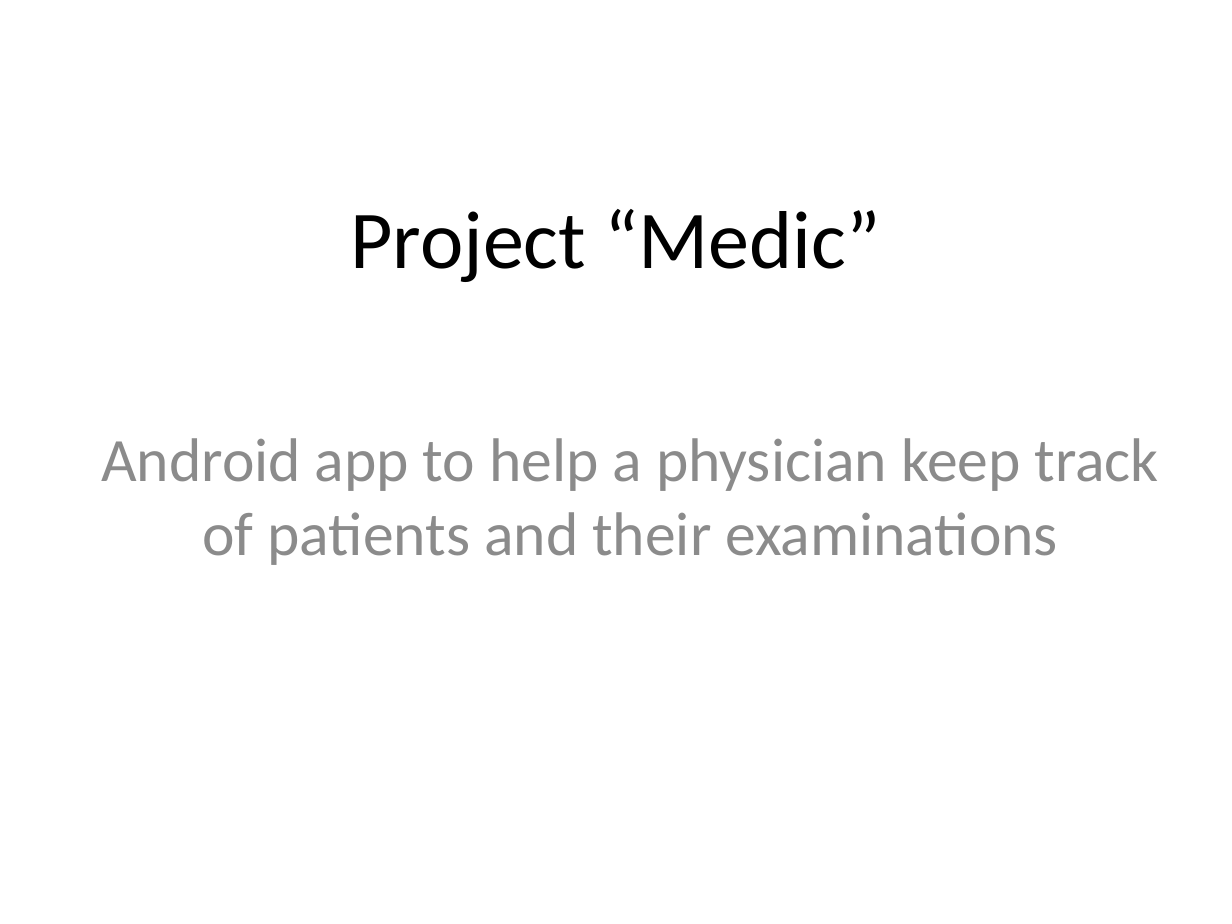
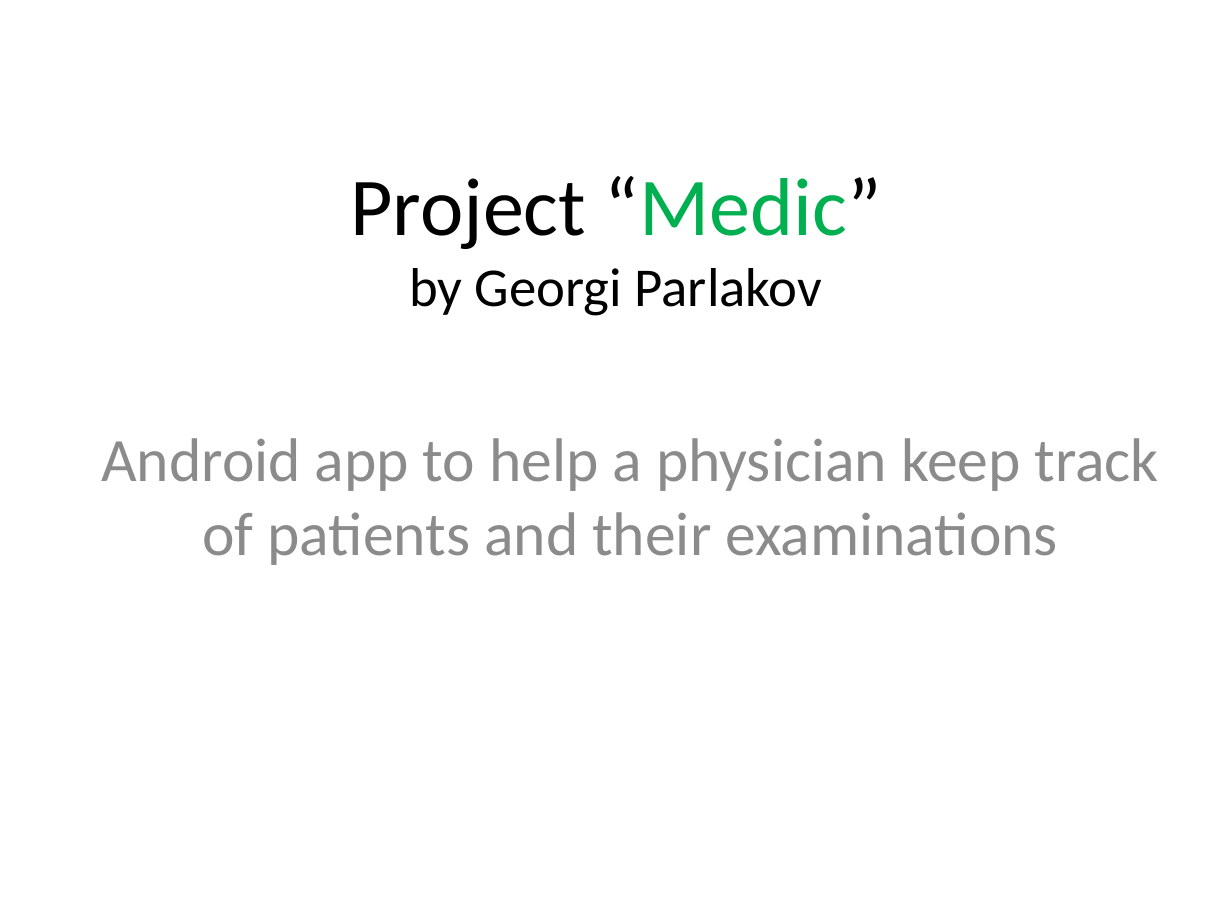
Before and after one commit to gparlakov/MedicMobile, a slide deck: slide 1 of Project.pptx. Drawn at 1232x924 pixels with LibreOffice and Linux fonts; fonts in the diff are those of the drawing. Boxes give left, top, right and bottom in pixels: in the first picture for what was removed or moved away, otherwise in the second. Text is boxed around its words. In the diff, an @@ line names an element or a change of style, - is before the commit and + after.

Commit message:
presentation fixed some

```diff
--- a/Project.pptx
+++ b/Project.pptx
@@ title at (350,176,881,316): text changed; size 48 to 32 pt @@
-Project “Medic”
+Project “Medic”
+by Georgi Parlakov
```
Also in this commit, not shown: 1 other slide changed.
